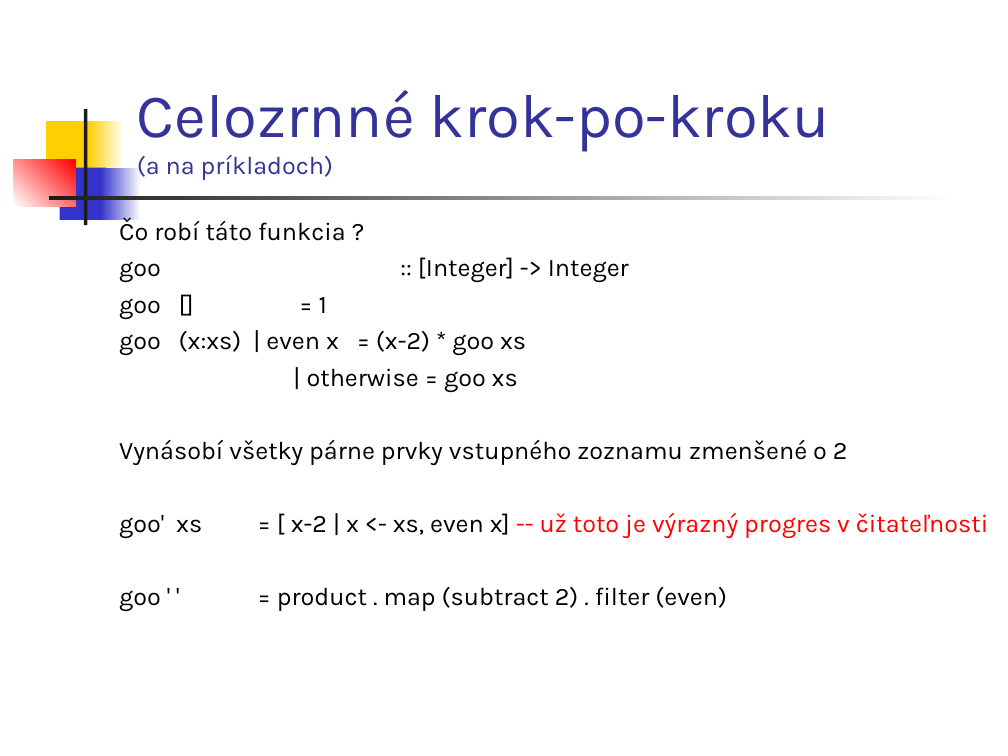
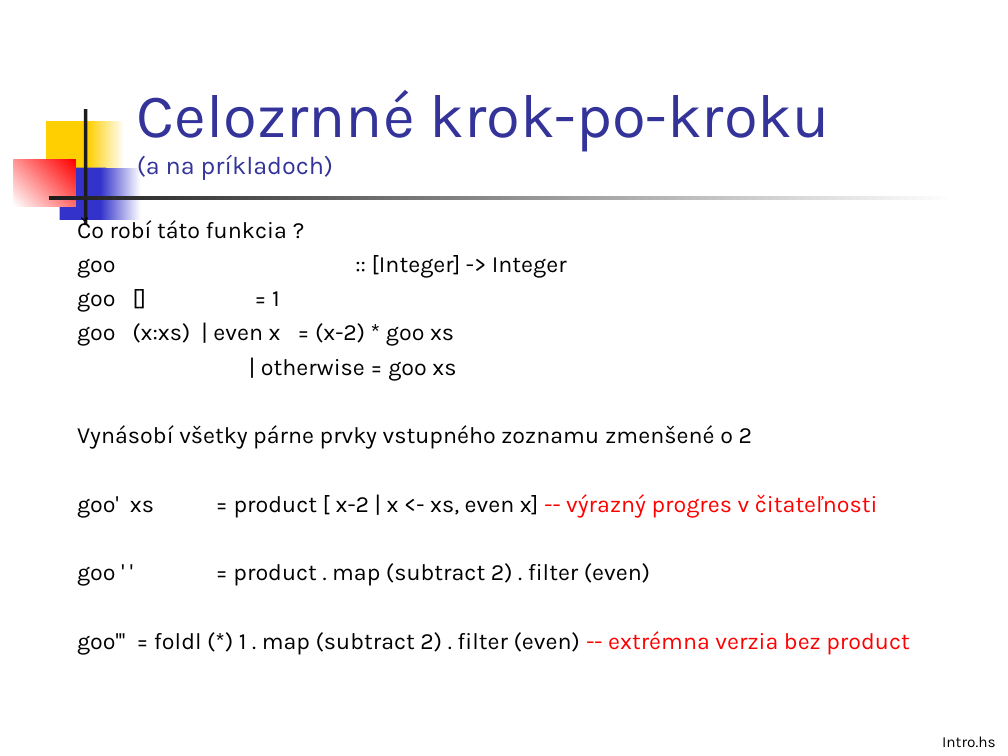
Before and after one commit to Funkcionalne/Prednasky, a slide deck: slide 7 of 03/03_fpro.ppt. Drawn at 1008x756 pixels with LibreOffice and Linux fonts; fonts in the diff are those of the drawing. Boxes give left, top, right and bottom in pixels: in the first picture for what was removed or moved away, otherwise in the second. Text is boxed around its words. In the diff, an @@ line names an element or a change of style, - is before the commit and + after.

```diff
--- a/03/03_fpro.ppt
+++ b/03/03_fpro.ppt
@@ text "Čo robí táto funkcia ?" moved from (x1=119, y1=217, x2=988, y2=612) to (x1=77, y1=217, x2=910, y2=654) @@
@@ text at (x1=77, y1=217, x2=752, y2=586): size 18 to 16.6 pt in "Čo robí táto funkcia ?", "goo :: [Integer] -> Integer", "goo [] = 1", "goo (x:xs) | even x = (x-2) ..." and 3 more places @@
@@ text at (x1=77, y1=494, x2=878, y2=517): text changed; size 18 to 16.6 pt; text colour #FF0000 to #000000 @@
-goo' xs = [ x-2 | x <- xs, even x] -- už toto je výrazný progres v čitateľnosti
+goo' xs = product [ x-2 | x <- xs, even x] -- výrazný progres v čitateľnosti
@@ text at (x1=77, y1=631, x2=910, y2=654): paragraph added @@
+goo''' = foldl (*) 1 . map (subtract 2) . filter (even) -- extrémna verzia bez product
@@ text added at (x1=942, y1=736, x2=996, y2=747), 11 pt, text #000000 @@
+Intro.hs
```
Also in this commit, not shown: 7 other slides changed, 2 other files.
